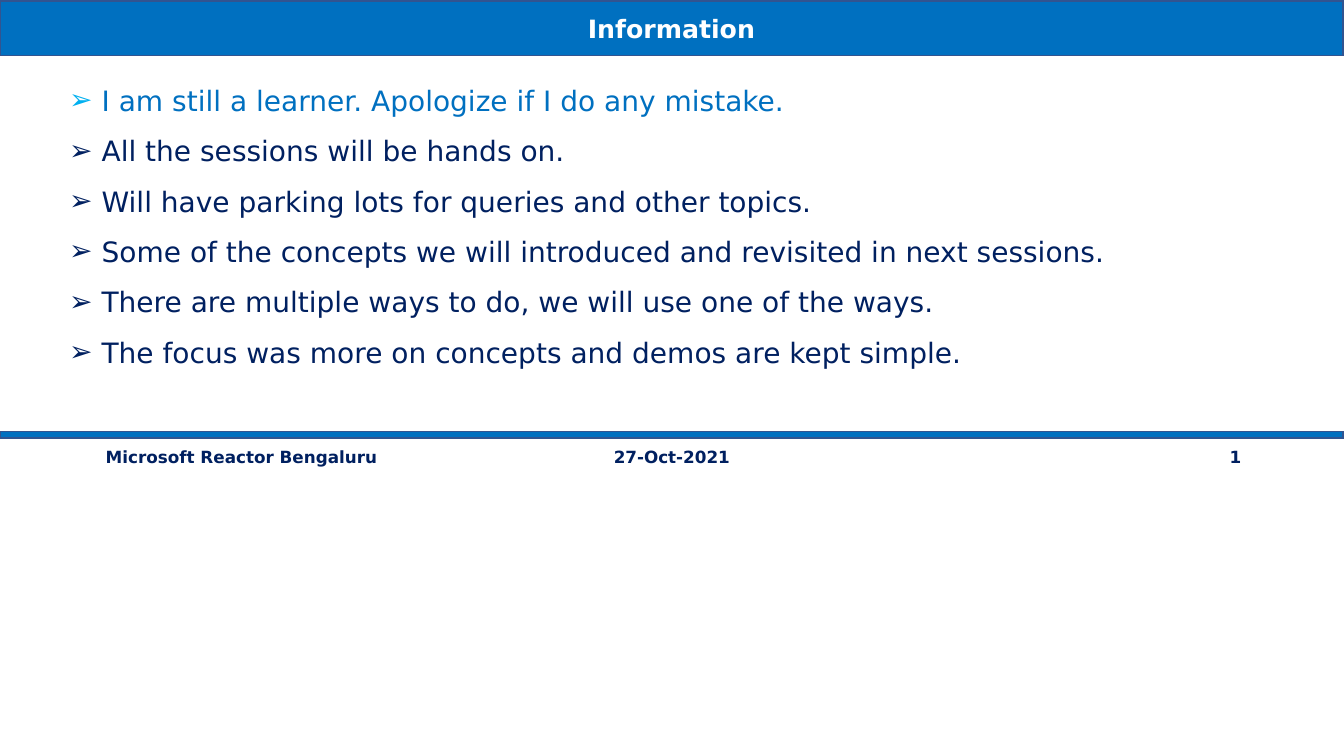
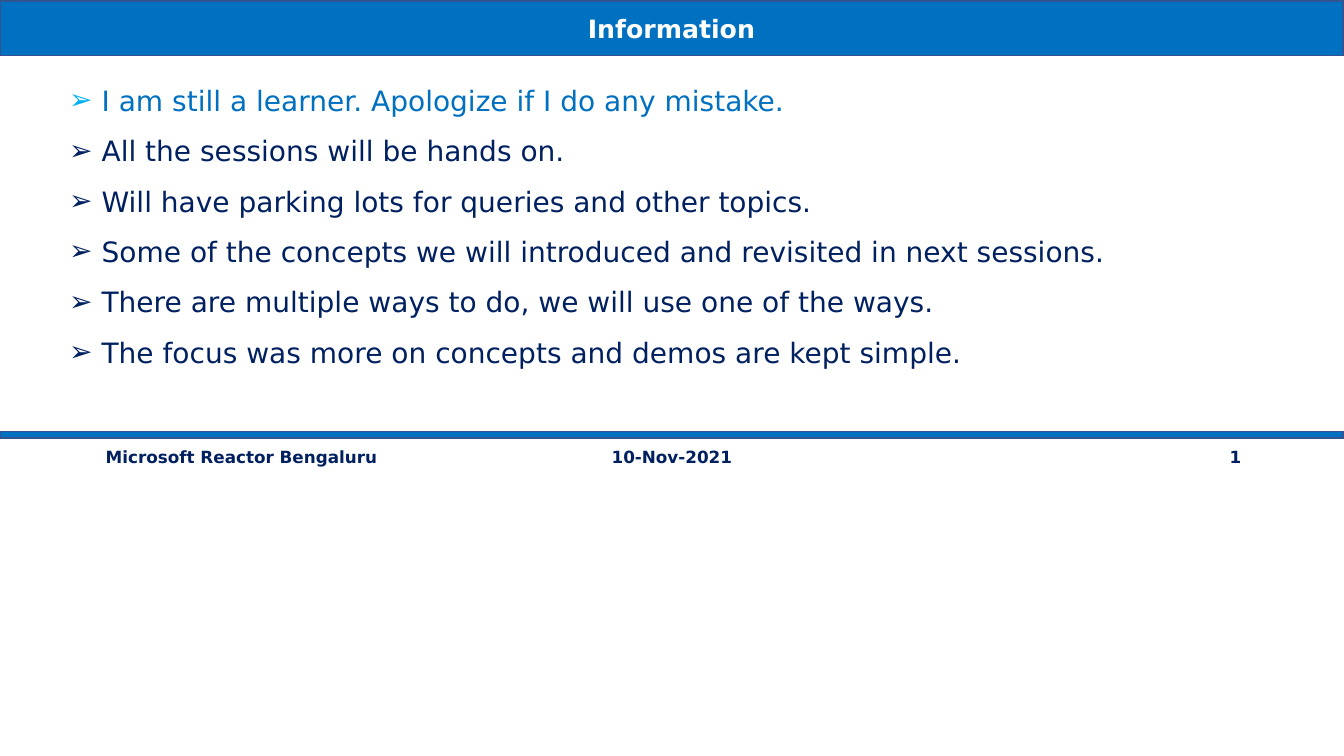
Before and after one commit to vishipayyallore/speaker_series_2021, a slide deck: slide 1 of MicrosoftReactor/Demos.pptx. Drawn at 1344x756 pixels with LibreOffice and Linux fonts; fonts in the diff are those of the drawing. Boxes give left, top, right and bottom in pixels: in the first picture for what was removed or moved away, otherwise in the second. Text is boxed around its words. In the diff, an @@ line names an element or a change of style, - is before the commit and + after.

```diff
--- a/MicrosoftReactor/Demos.pptx
+++ b/MicrosoftReactor/Demos.pptx
@@ text at [612,450,732,464]: text changed @@
-27-Oct-2021
+10-Nov-2021
```
Also in this commit, not shown: 1 slide added, 9 other files.
